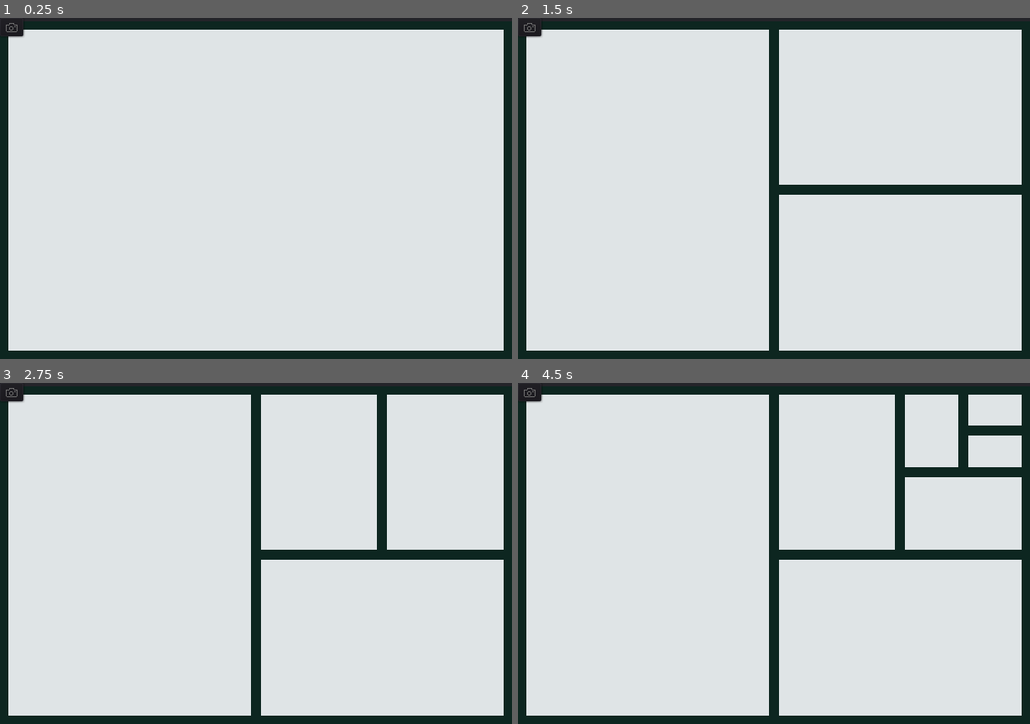
Above: before the commit, frames 1-4 (two rows, left to right).
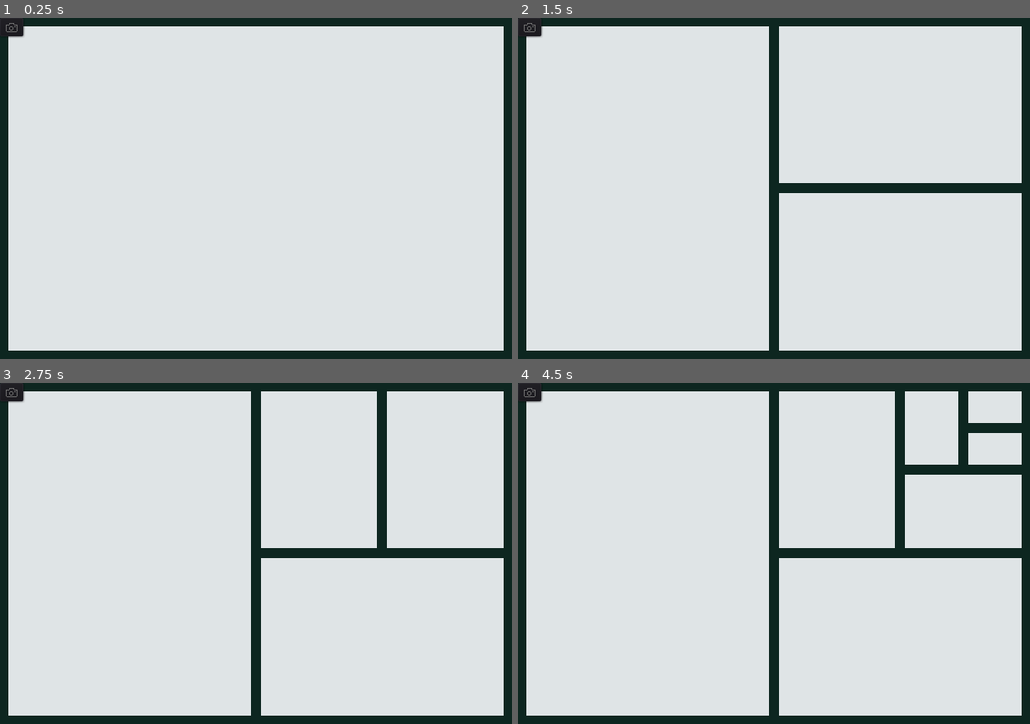
Above: after the commit, the same moments.

Repository: boukew99/mondriaan_maker
Game: Godot game, scene res://mondriaan.tscn
Same seed, same stepped clock (60 frames per second), same inputs: the game is played once before the commit and once after it.
Inputs (mouse positions are in pixels of both pictures, inside the frame that each line leads up to; where the layout moved, square brackets give the same spot in the first picture):
- Up to frame 1 (0.25 s): no input
- Up to frame 2 (1.5 s): click (774, 188) at 0.5 s; click (902, 188) at 1.27 s
- Up to frame 3 (2.75 s): click (384, 468) [384, 471] at 2 s
- Up to frame 4 (4.5 s): click (963, 471) at 2.77 s; click (963, 427) [963, 430] at 3.5 s; click (994, 430) at 4.27 s

The runs differ from the first frame. In frame 1, 0.9% of the frame differs, in the area x 4-99%, y 2-4%; in frame 2, 1.4%; in frame 3, 1.3%; in frame 4, 1.8%, in the area x 4-99%, y 2-52%.

Commit message:
window resize and icon fix

Diff:
--- a/mondriaan.tscn
+++ b/mondriaan.tscn
@@ -26,9 +26,8 @@
 script = ExtResource( 3 )
 
 [node name="PanelContainer" type="PanelContainer" parent="."]
-margin_top = 4.0
-margin_right = 614.0
-margin_bottom = 409.0
+anchor_right = 1.0
+anchor_bottom = 1.0
 size_flags_vertical = 3
 custom_styles/panel = SubResource( 3 )
 
@@ -38,7 +37,7 @@
 margin_left = 10.0
 margin_top = 10.0
 margin_right = 604.0
-margin_bottom = 395.0
+margin_bottom = 399.0
 
 [node name="Capture" type="Button" parent="."]
 modulate = Color( 0.501961, 0.501961, 0.501961, 1 )
--- a/project.godot
+++ b/project.godot
@@ -13,6 +13,7 @@
 config/name="Mondriaan Maker"
 run/main_scene="res://mondriaan.tscn"
 run/low_processor_mode=true
+config/icon="res://icon.png"
 config/windows_native_icon="res://windows_icon.ico"
 
 [display]
Not shown, changed: export_presets.cfg
